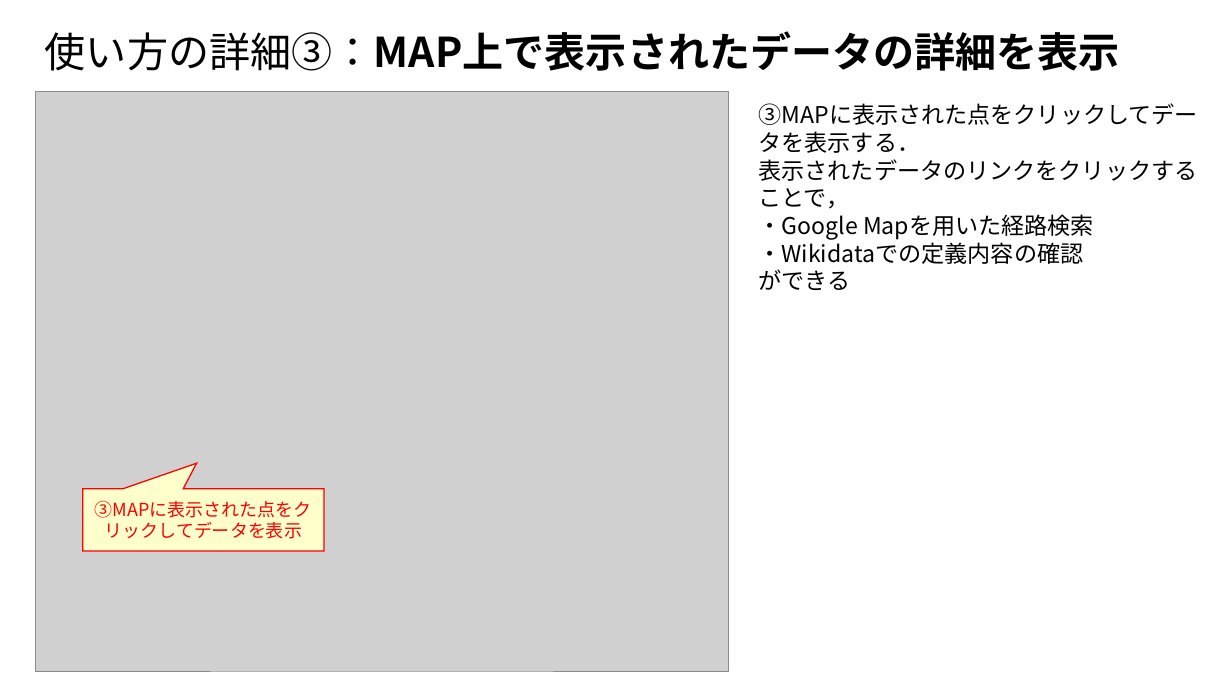
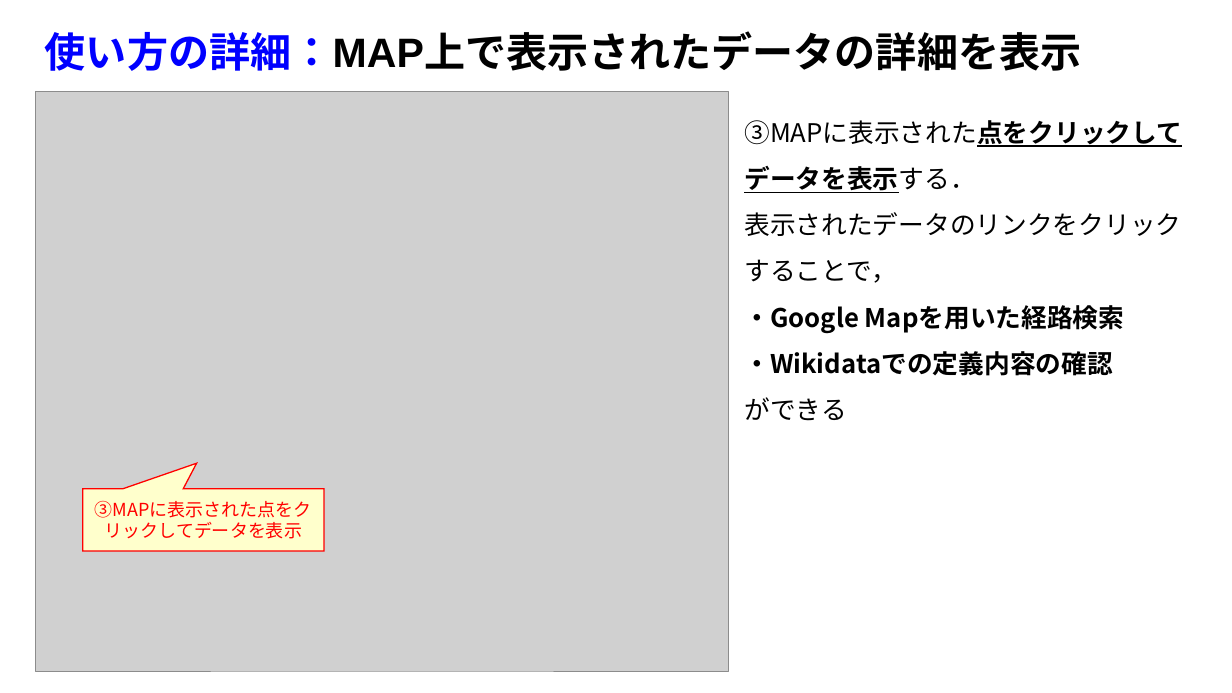
Before and after one commit to oecu-kozaki-lab/WikidataMapVIS, a slide deck: slide 4 of doc/WikidataMapVIS説明図.pptx (slide 5 before the commit). Drawn at 1232x693 pixels with LibreOffice and Linux fonts; fonts in the diff are those of the drawing; grey boxes stand for pictures. Boxes give left, top, right and bottom in pixels: in the first picture for what was removed or moved away, otherwise in the second. Text is boxed around its words. In the diff, an @@ line names an element or a change of style, - is before the commit and + after.

Commit message:
使い方の資料追加

```diff
--- a/doc/WikidataMapVIS説明図.pptx
+++ b/doc/WikidataMapVIS説明図.pptx
@@ title at bbox=[45, 31, 1081, 71]: text changed; font Noto Sans CJK JP to Arial @@
-使い方の詳細③：MAP上で表示されたデータの詳細を表示
+使い方の詳細：MAP上で表示されたデータの詳細を表示
@@ text "③MAPに表示された点をクリックしてデータを表示する．": place and size @@
-text "③MAPに表示された点をクリックしてデータを表示する．" at bbox=[759, 159, 1198, 290]
+text "③MAPに表示された点をクリックしてデータを表示する．" at bbox=[744, 212, 1181, 421]
@@ text "③MAPに表示された点をクリックしてデータを表示する．" at bbox=[744, 212, 1181, 421]: size 18 to 20 pt; bold on in "③MAPに表示された点をクリックしてデータを表示する．", "・Google Mapを用いた経路検索", "・Wikidataでの定義内容の確認"; underline on in "③MAPに表示された点をクリックしてデータを表示する．"; line spacing 1 to 1.5 @@
```
Also in this commit, not shown: 4 other slides changed, 2 slides added, 2 slides removed, 1 other file.
